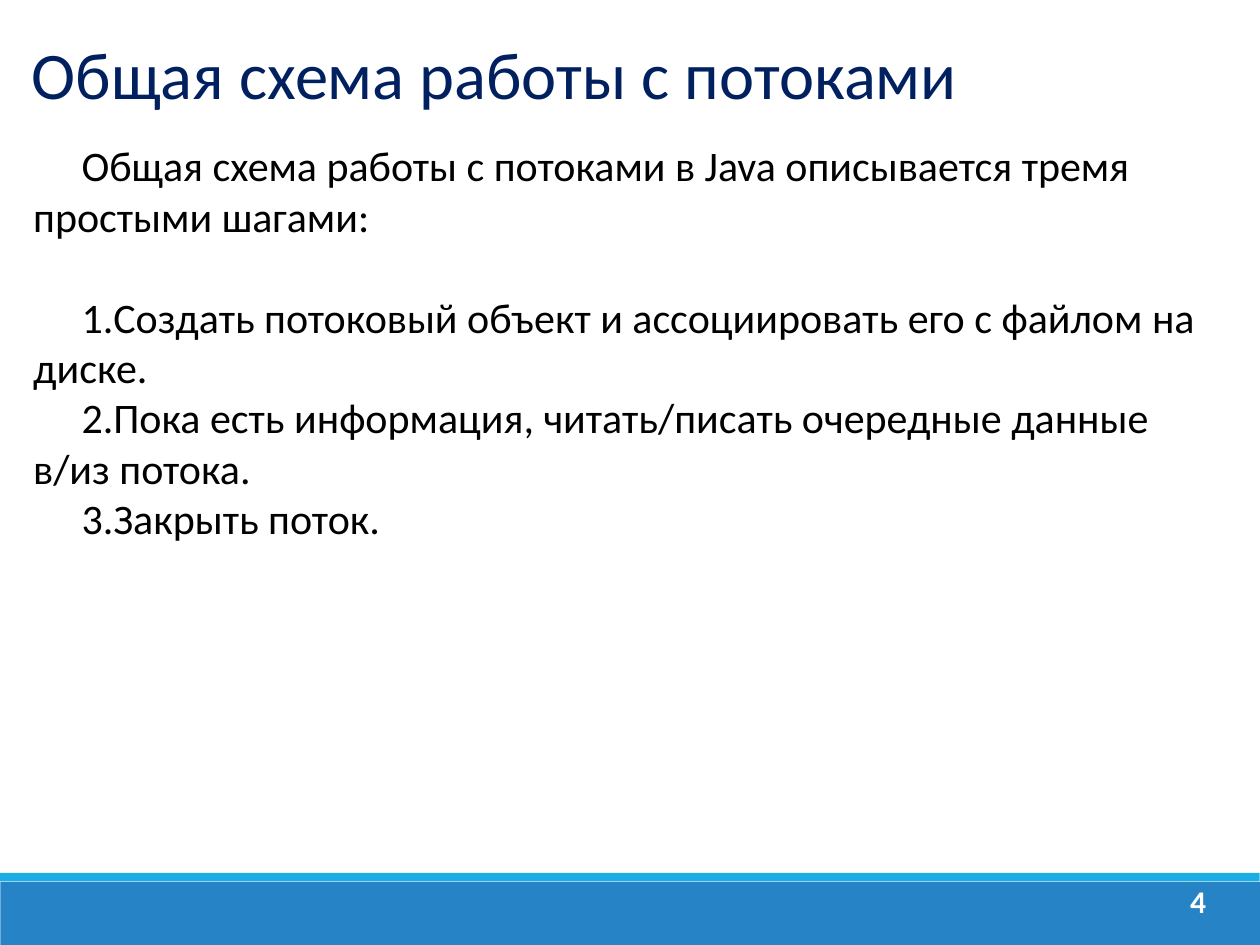
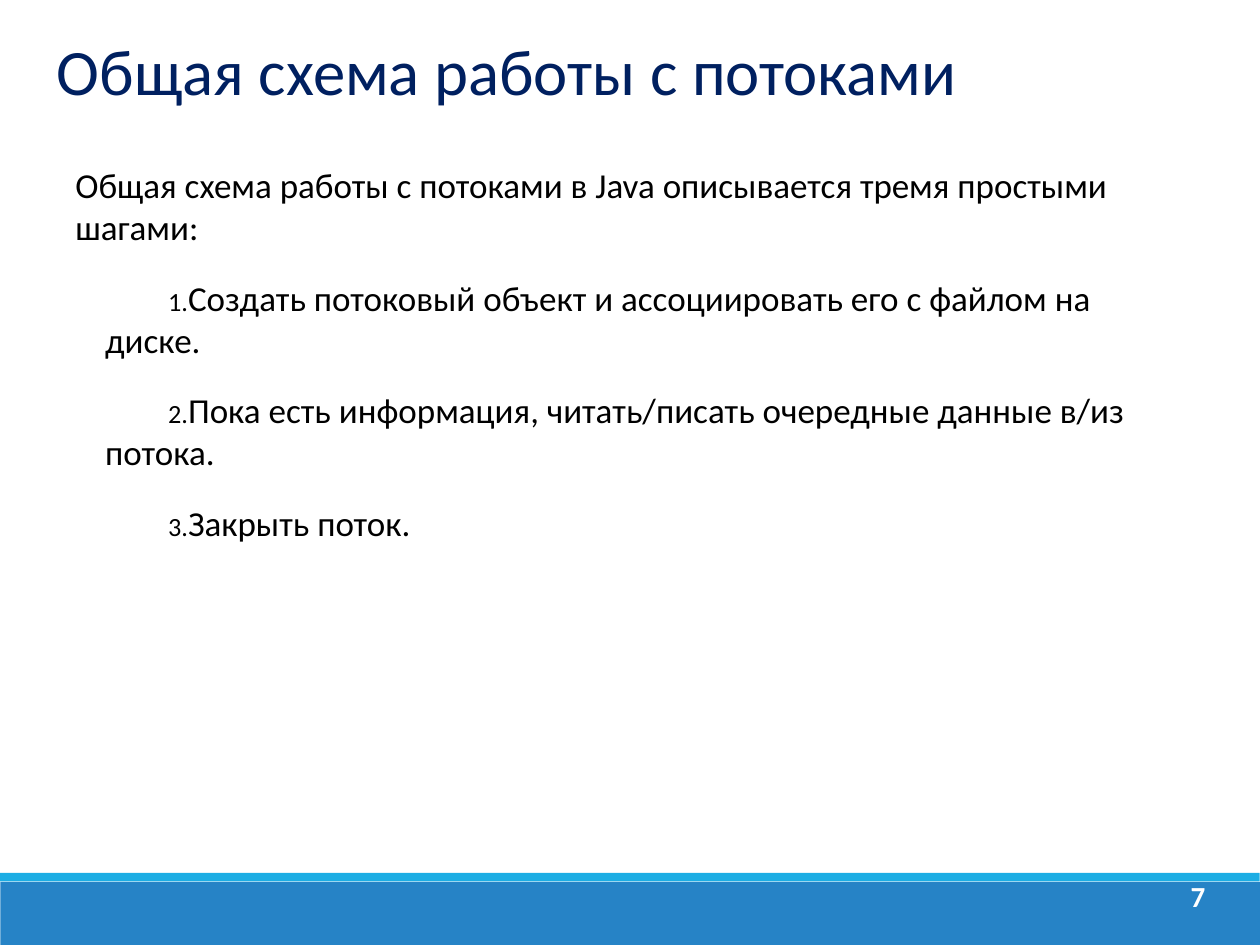
Before and after one commit to dmitry-academy/academy_5220, a slide deck: slide 7 of academy5220/resources/presentations_old/Java_Lection_11.Потоки ввода вывода.ppt (slide 4 before the commit). Drawn at 1260x945 pixels with LibreOffice and Linux fonts; fonts in the diff are those of the drawing; background and template pictures are left out. Boxes give left, top, right and bottom in pixels: in the first picture for what was removed or moved away, otherwise in the second. Text is boxed around its words. In the diff, an @@ line names an element or a change of style, - is before the commit and + after.

```diff
--- a/academy5220/resources/presentations_old/Java_Lection_11.Потоки ввода вывода.ppt
+++ b/academy5220/resources/presentations_old/Java_Lection_11.Потоки ввода вывода.ppt
@@ text "Общая схема работы с потоками": place and size @@
-text "Общая схема работы с потоками" at box(32, 53, 957, 110)
+text "Общая схема работы с потоками" at box(57, 51, 956, 106)
@@ text "Общая схема работы с потоками" at box(57, 51, 956, 106): size 38 to 37 pt; line spacing 1 to 0.9 @@
@@ text "Общая схема работы с потоками ...": place and size @@
-text "Общая схема работы с потоками ..." at box(33, 152, 1195, 541)
+text "Общая схема работы с потоками ..." at box(75, 174, 1124, 542)
@@ text "Общая схема работы с потоками ..." at box(75, 174, 1124, 542): size 24 to 20 pt; indent changed; more space between paragraphs @@
@@ page number at box(1191, 888, 1206, 907): text changed; size 18 to 16.6 pt @@
-4
+7
```
Also in this commit, not shown: 8 other slides changed, 30 slides added, 2 slides removed, 18 other files.
